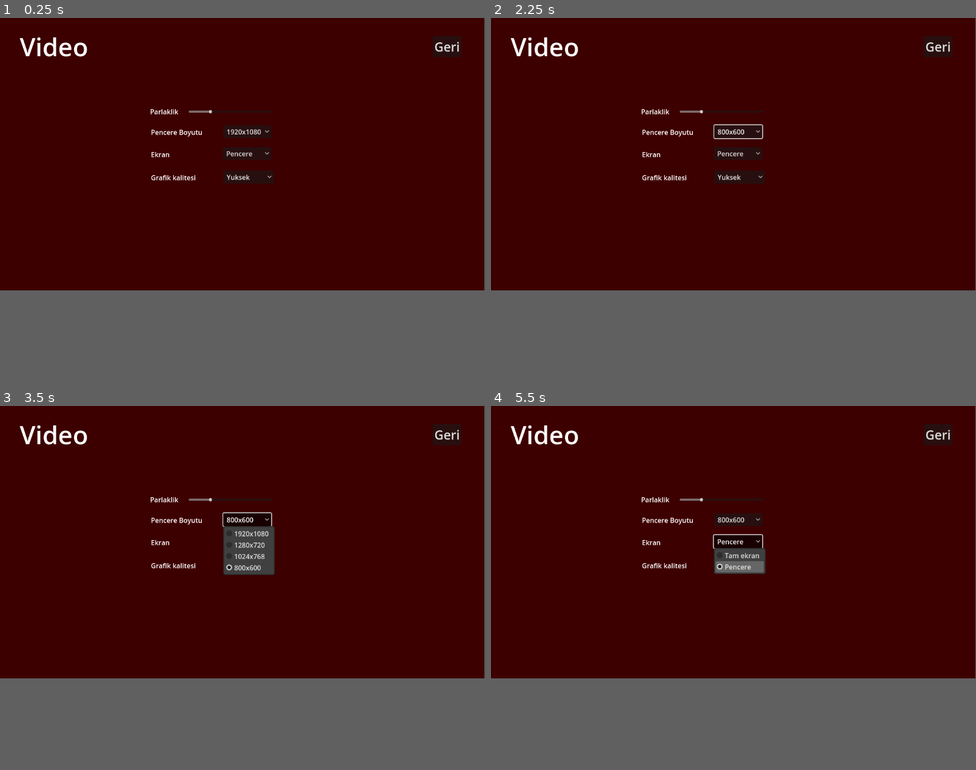
Above: before the commit, frames 1-4 (two rows, left to right).
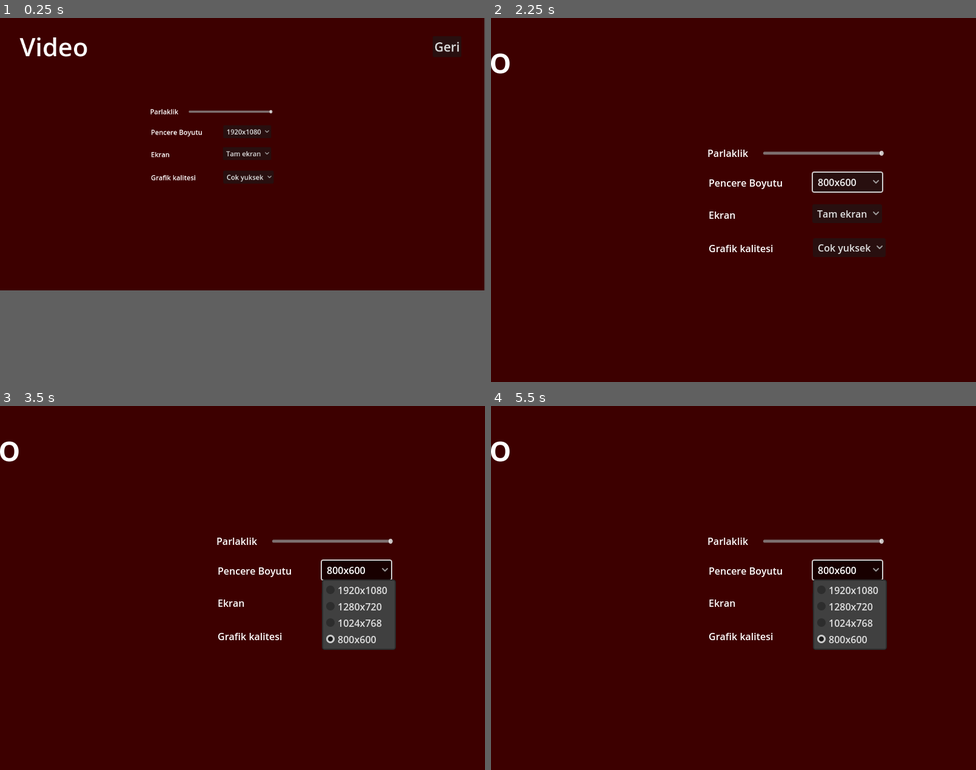
Above: after the commit, the same moments.

Repository: alperenozdnc/alnestan
Game: Godot game, scene res://scenes/video_settings.tscn
Two runs of this game, one before a commit and one after it. Both use one fixed random seed, a clock stepped at 60 frames per second and the inputs below. This scene is started directly instead of the project's main scene.
Inputs (mouse positions are in pixels of both pictures, inside the frame that each line leads up to):
- Up to frame 1 (0.25 s): no input
- Up to frame 2 (2.25 s): click "Geri" at 0.5 s; click "1920x1080" at 1.25 s; click (738, 178) at 2 s, where only the run before the commit has a clickable "Yuksek"
- Up to frame 3 (3.5 s): click "800x600" at 2.75 s
- Up to frame 4 (5.5 s): click (849, 577) at 3.5 s, where only the run after the commit has a clickable "Cok yuksek"; click "Pencere" (after the commit: "Tam ekran") at 4.25 s; tap Enter (ui_accept) at 5, 5.27 s; move the mouse to (840, 529) at 5.02 s; hold D (move_right) from 5.03 s (still down); tap Shift (sprint) at 5.1 s; click (840, 529) at 5.17 s
In our replay, in frame 2 the window is 799x449 before the commit and 800x600 after it. These sizes can differ from the game's own. Grey fills any space a smaller window leaves; there, only what the larger window draws over its background counts as a difference.

The runs differ from the first frame. In frame 1, 0.2% of the frame differs, in the area x 43-57%, y 25-45%; in frame 2, 2.2%; in frame 3, 6.9%, in the area x 0-95%, y 5-67%; in frame 4, 6.3%.
Error before the commit: Invalid call. Nonexistent function 'load_scene' in base 'Nil'. (res://scripts/menus/settings/video.gd:13)
Error after the commit: Invalid call. Nonexistent function 'load_scene' in base 'Nil'. (res://scripts/menus/settings/video.gd:18)

Commit message:
feat(game): all settings persist and are now globally stored

Diff:
--- a/source/scenes/gameplay_settings.tscn
+++ b/source/scenes/gameplay_settings.tscn
@@ -48,7 +48,7 @@
 offset_right = 40.0
 offset_bottom = 40.0
 
-[node name="master" type="HSlider" parent="text_speed"]
+[node name="text_speed_slider" type="HSlider" parent="text_speed"]
 unique_name_in_owner = true
 layout_mode = 1
 anchors_preset = -1
@@ -82,7 +82,8 @@
 offset_right = 40.0
 offset_bottom = 83.0
 
-[node name="master" type="HSlider" parent="gui_size"]
+[node name="gui_size_slider" type="HSlider" parent="gui_size"]
+unique_name_in_owner = true
 layout_mode = 1
 anchors_preset = -1
 anchor_left = 0.38300002
@@ -111,3 +112,5 @@
 boyutu"
 
 [connection signal="pressed" from="button_go_back" to="." method="_on_button_go_back_pressed"]
+[connection signal="value_changed" from="text_speed/text_speed_slider" to="." method="_on_text_speed_changed"]
+[connection signal="value_changed" from="gui_size/gui_size_slider" to="." method="_on_gui_size_changed"]
--- a/source/scenes/video_settings.tscn
+++ b/source/scenes/video_settings.tscn
@@ -48,7 +48,7 @@
 offset_right = 40.0
 offset_bottom = 40.0
 
-[node name="master" type="HSlider" parent="brightness"]
+[node name="brightness" type="HSlider" parent="brightness"]
 unique_name_in_owner = true
 layout_mode = 1
 anchors_preset = -1
@@ -149,7 +149,8 @@
 offset_bottom = 283.0
 text = "Grafik kalitesi"
 
-[node name="OptionButton" type="OptionButton" parent="graphics_quality"]
+[node name="graphics_quality" type="OptionButton" parent="graphics_quality"]
+unique_name_in_owner = true
 layout_mode = 0
 offset_left = 531.0
 offset_top = 255.0
@@ -160,14 +161,16 @@
 popup/item_0/text = "Cok yuksek"
 popup/item_0/id = 4
 popup/item_1/text = "Yuksek"
-popup/item_1/id = 0
+popup/item_1/id = 3
 popup/item_2/text = "Orta"
-popup/item_2/id = 1
+popup/item_2/id = 2
 popup/item_3/text = "Dusuk"
-popup/item_3/id = 2
+popup/item_3/id = 1
 popup/item_4/text = "Cok dusuk"
-popup/item_4/id = 3
+popup/item_4/id = 0
 
 [connection signal="pressed" from="button_go_back" to="." method="_on_button_go_back_pressed"]
+[connection signal="value_changed" from="brightness/brightness" to="." method="_on_brightness_value_changed"]
 [connection signal="item_selected" from="window_size/window_size" to="." method="_on_option_button_item_selected"]
 [connection signal="item_selected" from="fullscreen_or_windowed/fullscreen_or_windowed" to="." method="_on_fullscreen_or_windowed_item_selected"]
+[connection signal="item_selected" from="graphics_quality/graphics_quality" to="." method="_on_graphics_quality_item_selected"]
--- a/source/scripts/audio/bgm.gd
+++ b/source/scripts/audio/bgm.gd
@@ -4,6 +4,7 @@
 
 func _ready() -> void:
 	alnestan.audio.bgm = self;
+	self.volume_db = alnestan.settings["audio_level"]["bgm"];
 
 func play_stream(filename: String):
 	var path := "res://sounds/bg/%s.mp3" % filename;
@@ -30,3 +31,4 @@
 
 func set_volume(n: float):
 	self.volume_db = n;
+	alnestan.settings["audio_level"]["bgm"] = n;
--- a/source/scripts/audio/sfx.gd
+++ b/source/scripts/audio/sfx.gd
@@ -4,6 +4,7 @@
 
 func _ready() -> void:
 	alnestan.audio.sfx = self;
+	self.volume_db = alnestan.settings["audio_level"]["sfx"];
 
 func play_stream(filename: String):
 	var path := "res://sounds/sfx/%s.mp3" % filename;
@@ -26,3 +27,4 @@
 
 func set_volume(n: float):
 	self.volume_db = n;
+	alnestan.settings["audio_level"]["sfx"] = n;
--- a/source/scripts/init.gd
+++ b/source/scripts/init.gd
@@ -1,4 +1,38 @@
 extends Node
+
+var SCREEN_SIZES = [
+	Vector2i(1920, 1080),
+	Vector2i(1280, 720),
+	Vector2i(1024, 768),
+	Vector2i(800, 600)
+];
+
+var GRAPHICS_SETTINGS = {
+	"VERY_LOW": 4,
+	"LOW": 3,
+	"NORMAL": 2,
+	"HIGH": 1,
+	"VERY_HIGH": 0
+};
+
+var settings := {
+	"language": "turkish",
+	"audio_level": {
+		"master": AudioServer.get_bus_volume_db(0),
+		"bgm": 0.0,
+		"sfx": 0.0
+	},
+	"gameplay": {
+		"text_speed": 0.0,
+		"gui_size": 1.0
+	},
+	"video": {
+		"brightness": 100.0,
+		"window_size": Vector2i(1920, 1080),
+		"screen_type": DisplayServer.WINDOW_MODE_FULLSCREEN,
+		"graphics_quality": GRAPHICS_SETTINGS.VERY_HIGH
+	}
+};
 
 var language: String = "turkish";
 var paused: bool = false;
@@ -7,6 +41,7 @@
 var transitioner: transition_screen;
 
 var player: game_player;
+
 var keybindings = {
 	"left": "move_left",
 	"right": "move_right",
--- a/source/scripts/menus/settings/gameplay_settings.gd
+++ b/source/scripts/menus/settings/gameplay_settings.gd
@@ -1,5 +1,23 @@
 extends Control
+
+@onready var text_speed: HSlider = %text_speed_slider;
+@onready var gui_size: HSlider = %gui_size_slider;
+
+
+func _ready():
+	print(alnestan.settings["gameplay"]);
+
+	text_speed.value = alnestan.settings["gameplay"]["text_speed"];
+	gui_size.value = alnestan.settings["gameplay"]["gui_size"];
 
 
 func _on_button_go_back_pressed() -> void:
 	alnestan.scenes.load_scene("settings_menu", "gui");
+
+
+func _on_gui_size_changed(value: float) -> void:
+	alnestan.settings["gameplay"]["gui_size"] = value;
+
+
+func _on_text_speed_changed(value: float) -> void:
+	alnestan.settings["gameplay"]["text_speed"] = value;
--- a/source/scripts/menus/settings/language_settings.gd
+++ b/source/scripts/menus/settings/language_settings.gd
@@ -2,25 +2,21 @@
 
 @onready var turkish_button = %turkish;
 @onready var english_button = %english;
-
 @onready var button_to_language_map = {
 	"turkish": turkish_button,
 	"english": english_button,
 };
 
 func _ready():
-	if !alnestan.language:
-		alnestan.language = "turkish";
-
-	button_to_language_map[alnestan.language].grab_focus();
+	button_to_language_map[alnestan.settings["language"]].grab_focus();
 
 
 func _on_english_pressed() -> void:
-	alnestan.language = "english";
+	alnestan.settings["language"] = "english";
 
 
 func _on_turkish_pressed() -> void:
-	alnestan.language = "turkish";
+	alnestan.settings["language"] = "turkish";
 
 
 func _on_button_go_back_pressed() -> void:
--- a/source/scripts/menus/settings/video.gd
+++ b/source/scripts/menus/settings/video.gd
@@ -1,32 +1,46 @@
 extends Control
 
 func _ready():
-	var fullscreen_or_windowed: OptionButton = %fullscreen_or_windowed;
+	%brightness.value = alnestan.settings.video.brightness;
+	%window_size.selected = alnestan.SCREEN_SIZES.find(
+		alnestan.settings.video.window_size
+	);
 
-	if DisplayServer.window_get_mode() == DisplayServer.WINDOW_MODE_FULLSCREEN:
-		fullscreen_or_windowed.selected = 0;
+	if alnestan.settings.video.screen_type == DisplayServer.WINDOW_MODE_FULLSCREEN:
+		%fullscreen_or_windowed.selected = 0;
 	else:
-		fullscreen_or_windowed.selected = 1;
+		%fullscreen_or_windowed.selected = 1;
+
+	%graphics_quality.selected = alnestan.settings.video.graphics_quality;
 
 
-func _on_button_go_back_pressed() -> void:
+func _on_button_go_back_pressed():
 	alnestan.scenes.load_scene("settings_menu", "gui");
 
 
-func _on_fullscreen_or_windowed_item_selected(idx: int) -> void:
+func _on_fullscreen_or_windowed_item_selected(idx: int):
 	if idx == 0:
 		DisplayServer.window_set_mode(DisplayServer.WINDOW_MODE_FULLSCREEN);
+		alnestan.settings.video.screen_type = DisplayServer.WINDOW_MODE_FULLSCREEN;
 	else:
 		DisplayServer.window_set_mode(DisplayServer.WINDOW_MODE_WINDOWED);
+		alnestan.settings.video.screen_type = DisplayServer.WINDOW_MODE_WINDOWED;
 
 
-func _on_option_button_item_selected(idx: int) -> void:
-	match idx:
-		0:
-			get_window().size = Vector2i(1920, 1080);
-		1:
-			get_window().size = Vector2i(1280, 720);
-		2:
-			get_window().size = Vector2i(1024, 768);
-		2:
-			get_window().size = Vector2i(800, 600);
+func _on_option_button_item_selected(idx: int):
+	get_window().size = alnestan.SCREEN_SIZES[idx];
+	alnestan.settings.video.window_size = alnestan.SCREEN_SIZES[idx];
+
+
+func _on_graphics_quality_item_selected(idx: int):
+	for key in alnestan.GRAPHICS_SETTINGS.keys():
+		var value = alnestan.GRAPHICS_SETTINGS[key];
+
+		if idx != value:
+			continue
+
+		alnestan.settings.video.graphics_quality = value;
+
+
+func _on_brightness_value_changed(value: float):
+	alnestan.settings.video.brightness = value;
--- a/source/scripts/menus/settings/volume.gd
+++ b/source/scripts/menus/settings/volume.gd
@@ -1,24 +1,26 @@
 extends Control
 
 const MASTER_VOLUME_BUS = 0;
+const MASTER_MUTE_LIMIT = -40;
 
 func _ready():
 	var master_volume_slider: HSlider = %master;
 	var sfx_volume_slider: HSlider = %sfx;
 	var bgm_volume_slider: HSlider = %bgm;
+	var master_audio_level: float = alnestan.settings["audio_level"]["master"];
 
-	master_volume_slider.value = AudioServer.get_bus_volume_db(MASTER_VOLUME_BUS);
-	sfx_volume_slider.value = alnestan.audio.sfx.volume_db;
-	bgm_volume_slider.value = alnestan.audio.bgm.volume_db;
+	_mute_master_if_limit(master_audio_level);
+
+	master_volume_slider.value = master_audio_level;
+	sfx_volume_slider.value = alnestan.settings["audio_level"]["sfx"];
+	bgm_volume_slider.value = alnestan.settings["audio_level"]["bgm"];
 
 
 func _on_master_value_changed(value: float) -> void:
 	AudioServer.set_bus_volume_db(MASTER_VOLUME_BUS, value);
+	_mute_master_if_limit(value);
 
-	if value == -40:
-		AudioServer.set_bus_mute(MASTER_VOLUME_BUS, true);
-	else:
-		AudioServer.set_bus_mute(MASTER_VOLUME_BUS, false);
+	alnestan.settings["audio_level"]["master"] = value;
 
 
 func _on_sfx_value_changed(value: float) -> void:
@@ -31,3 +33,7 @@
 
 func _on_button_go_back_pressed() -> void:
 	alnestan.scenes.load_scene("settings_menu", "gui");
+
+
+func _mute_master_if_limit(value: float):
+	AudioServer.set_bus_mute(MASTER_VOLUME_BUS, value == MASTER_MUTE_LIMIT);
